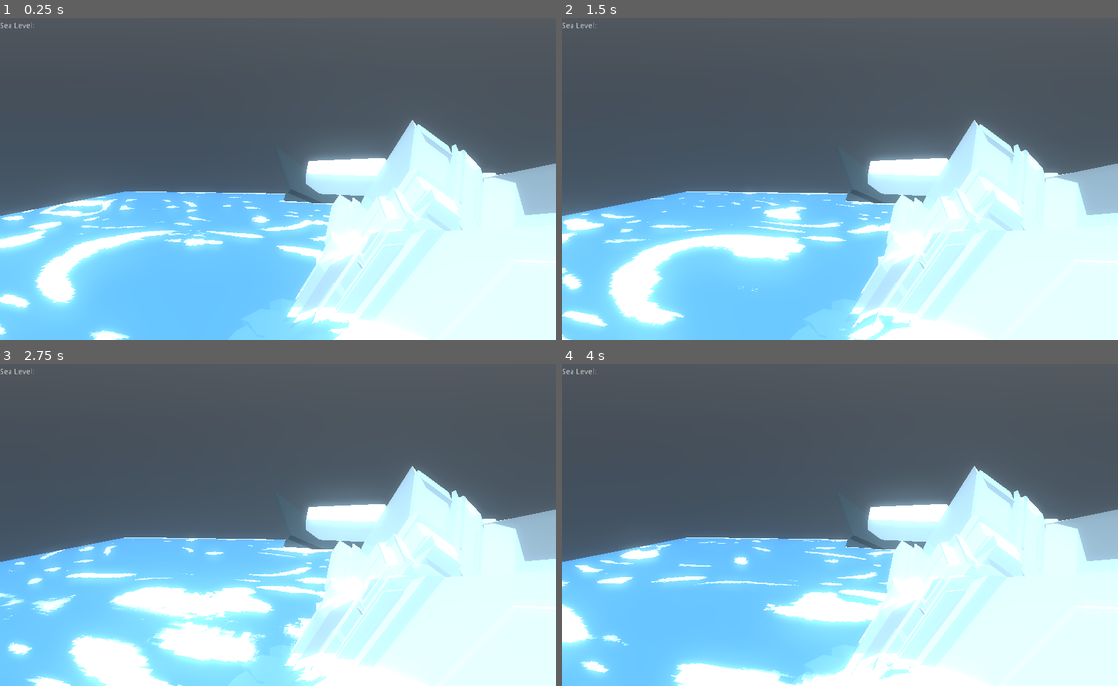
Above: before the commit, frames 1-4 (two rows, left to right).
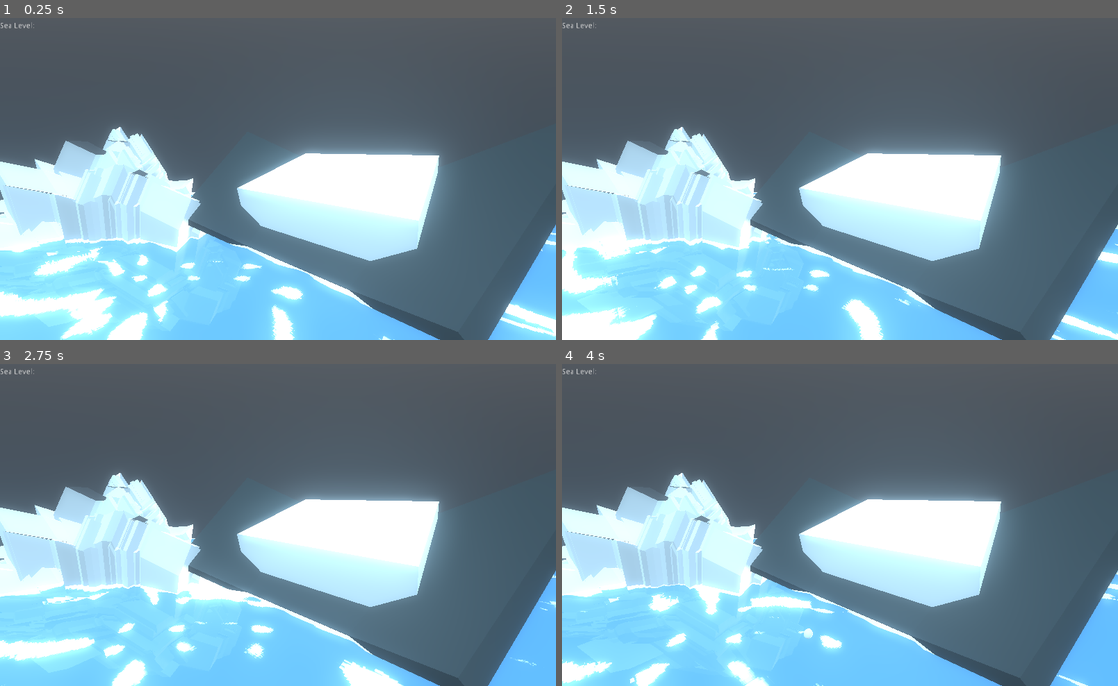
Above: after the commit, the same moments.

Repository: nikolajbaer/ld50
Game: Godot game, scene res://Scenes/root.tscn
The game is run twice, just before and just after one commit, with the same random seed, the same clock (stepped at 60 frames per second) and the same inputs.
Inputs (mouse positions are in pixels of both pictures, inside the frame that each line leads up to):
- Up to frame 1 (0.25 s): no input
- Up to frame 2 (1.5 s): move the mouse to (962, 162) at 0.52 s; click (962, 162) at 0.67 s; drag from (728, 195) to (812, 243) at 1.27 s
- Up to frame 3 (2.75 s): move the mouse to (333, 450) at 2.02 s; click (333, 450) at 2.17 s
- Up to frame 4 (4 s): drag from (812, 589) to (673, 473) at 2.77 s; move the mouse to (1006, 573) at 3.52 s; click (1006, 573) at 3.67 s

The runs differ from the first frame. In frame 1, 47% of the frame differs, in the area x 0-100%, y 31-100%; in frame 2, 46%; in frame 3, 48%; in frame 4, 48%.

Commit message:
updates

Diff:
--- a/Scenes/root.tscn
+++ b/Scenes/root.tscn
@@ -7,7 +7,7 @@
 [ext_resource path="res://Models/berg.glb" type="PackedScene" id=5]
 
 [sub_resource type="BoxShape" id=1]
-extents = Vector3( 29.9447, 10.678, 56.7298 )
+extents = Vector3( 86.7434, 10.678, 56.7298 )
 
 [sub_resource type="CubeMesh" id=7]
 
@@ -21,7 +21,7 @@
 script = ExtResource( 2 )
 
 [node name="Camera" type="Camera" parent="."]
-transform = Transform( 0.981449, -0.0358462, 0.188344, 0.0138587, 0.99306, 0.116786, -0.191223, -0.112009, 0.975135, -12.3384, 11.6377, 69.9027 )
+transform = Transform( 0.768419, -0.0853109, 0.634235, 0.0138587, 0.99306, 0.116786, -0.639797, -0.0809508, 0.764269, 20.5247, 11.6377, 15.7808 )
 fov = 75.0
 
 [node name="DirectionalLight" type="DirectionalLight" parent="."]
@@ -62,6 +62,8 @@
 
 [node name="Glacier" type="Area" parent="Scene"]
 transform = Transform( 35.0544, 0, 0, 0, 4.18055, -4.03034, 0, 1.16739, 14.4331, 0.18631, 2.22125, -30.7239 )
+collision_layer = 2
+collision_mask = 2
 
 [node name="MeshInstance" type="MeshInstance" parent="Scene/Glacier"]
 transform = Transform( 1, 0, 0, 0, 1, 0, 0, 0, 1, 0, 0.242912, -0.0196478 )
@@ -76,7 +78,7 @@
 transform = Transform( 1, 0, 0, 0, 1, 0, 0, 0, 1, 0, 0.98555, 1.02228 )
 
 [node name="berg" parent="." instance=ExtResource( 5 )]
-transform = Transform( 0.961899, 0.273404, 4.31939e-05, -0.273404, 0.961899, -7.21495e-05, -6.12792e-05, 5.75857e-05, 1, 0, -21.7158, 37.4661 )
+transform = Transform( 0.961899, 0.273404, 4.31939e-05, -0.273404, 0.961899, -7.21495e-05, -6.12792e-05, 5.75857e-05, 1, -52.48, -19.736, -2.21608 )
 
 [node name="RichTextLabel" type="RichTextLabel" parent="."]
 margin_right = 228.0
--- a/Snowball.gd
+++ b/Snowball.gd
@@ -65,6 +65,7 @@
 	state = FREE
 
 func start_grab():
+	print("Grabbed")
 	state = GRABBED
 	grab_point = translation
 	set_mode(RigidBody.MODE_KINEMATIC)
--- a/root.gd
+++ b/root.gd
@@ -50,6 +50,7 @@
 
 func _on_Ocean_body_entered(body):
 	if body.get_mode() == RigidBody.MODE_RIGID:
+		print("starting float")
 		body.start_float()
 		melt_level += 1
 		sea_level_label.text = "%s" % melt_level
